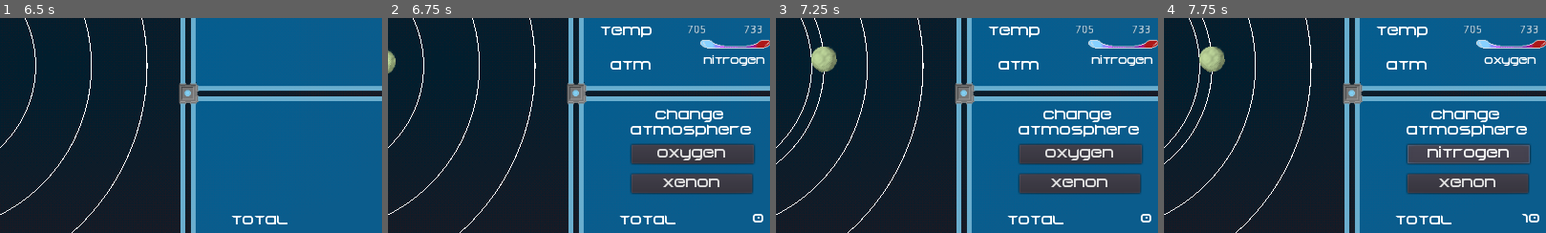
Above: before the commit, frames 1-4 (left to right).
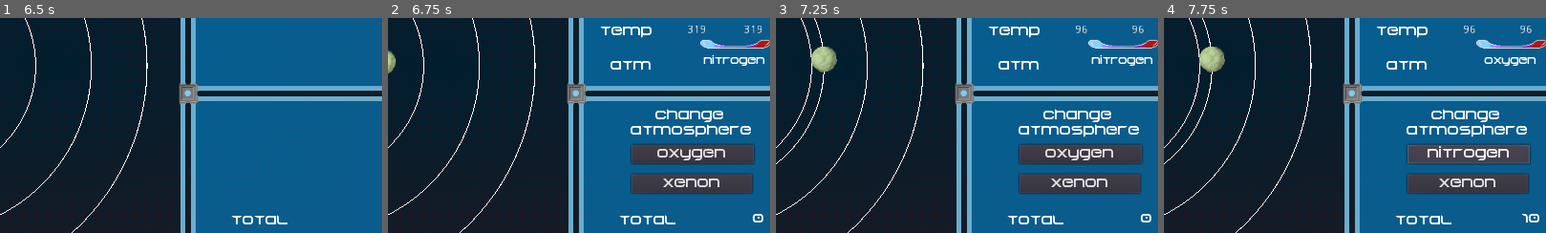
Above: after the commit, the same moments.

Repository: RyanHerb/-jubilant-octo-robot
Game: Godot game, scene res://Main.tscn
Same seed, same stepped clock (60 frames per second), same inputs: the game is played once before the commit and once after it.
Inputs (mouse positions are % of the whole screen's width and height, from its top left):
- Up to frame 1 (6.5 s): click "start" at 0.5 s; click "next" at 1.25 s; drag from (63, 79) to (60, 28) at 2.02 s; click "accept" at 2.75 s; click "show" at 3.5 s; click "hide" at 4.25 s; click "System" at 5 s; click "reinit" at 5.75 s
- Up to frame 2 (6.75 s): tap Enter at 6.5 s; drag from (40, 49) to (45, 70) at 6.52 s
- Up to frame 3 (7.25 s): no input
- Up to frame 4 (7.75 s): click "oxygen" at 7.25 s
The pictures show only the part of the screen within x 43-93%, y 39-89%; the shares and areas given below are measured in that part.

Frame 1 is identical in both runs. In frame 2, 0.2% of the frame differs, in the area x 78-98%, y 3-8%; in frame 3, 0.2%; in frame 4, 0.2%.

Commit message:
calcul température updated

Diff:
--- a/System.gd
+++ b/System.gd
@@ -81,8 +81,7 @@
 func compute_temp(planet):
 	var dist = float(planet.distance_to_star($Star.position))
 	var coef = 1 + float(planet.temp_coefficient)
-	print(dist, " ", coef, " ", -dist*2.6, " ", 1150-coef*50, " = ", (-dist*2.5)+1150-(coef*50))
-	$HUDLayer/HUDSystem.update_temp(int(-dist*2.8)+1150-coef*50, int(-dist*2.4)+1150-coef*50)
+	$HUDLayer/HUDSystem.update_temp(int(-dist*2.6)+750-coef*50, int(-dist*2.6)+750-coef*50)
 	$HUDLayer/HUDSystem.update_gaz(planet.atmosphere_new)
 
 func get_planet_sprites():
@@ -118,6 +117,7 @@
 	and event.button_index == BUTTON_LEFT\
 	and !event.pressed and current_planet\
 	and current_planet.dragging:
+		compute_temp(current_planet)
 		current_planet.dragging = false
 
 func _on_planet_click(target):
